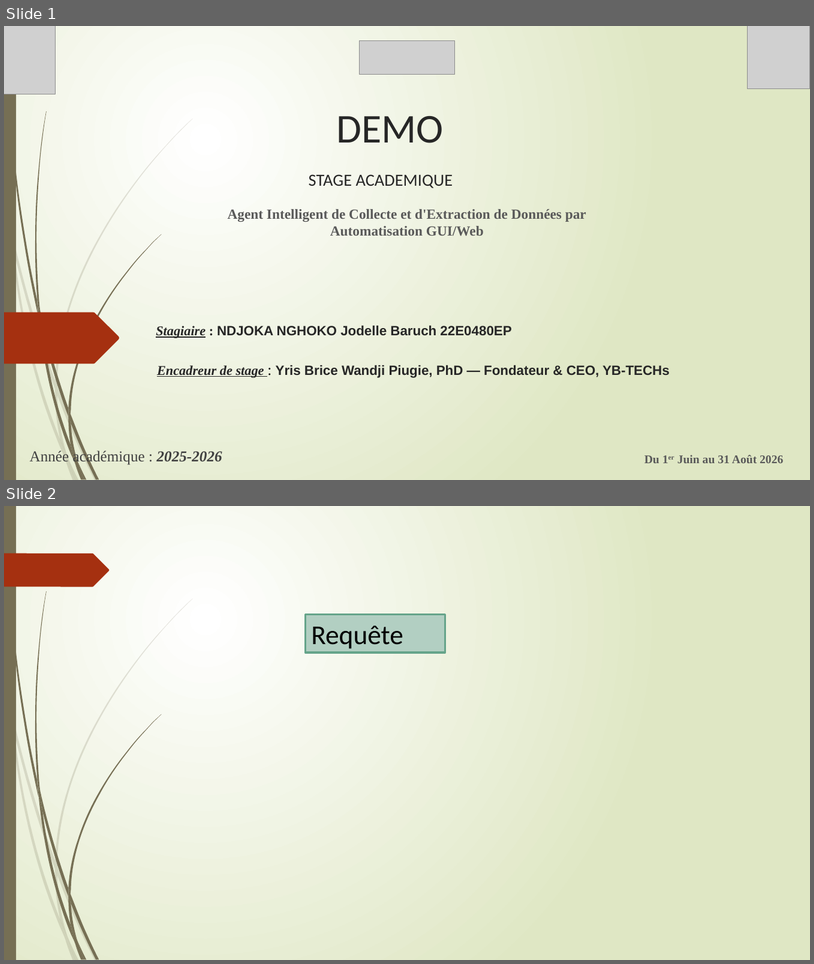
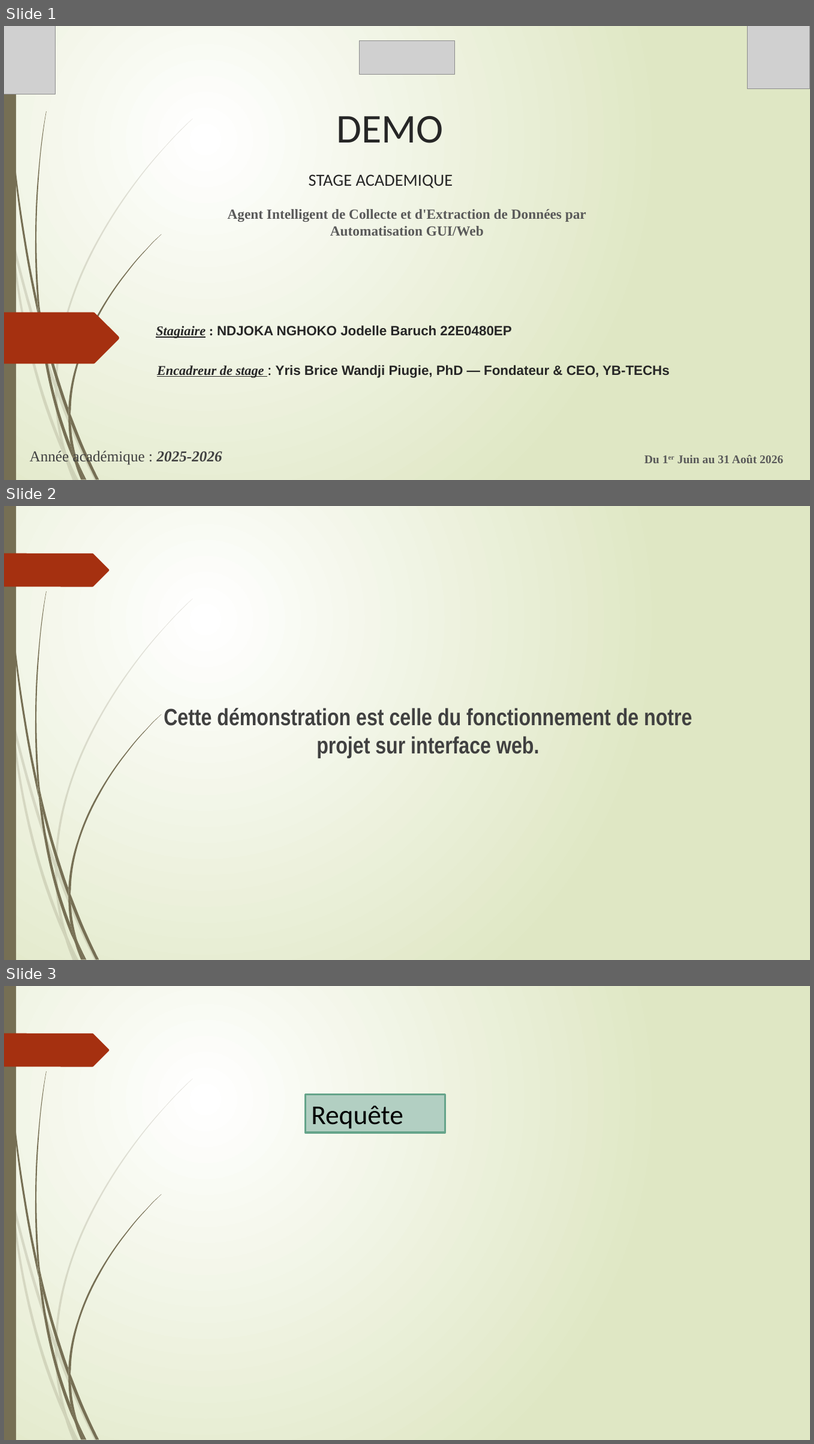
Before and after one commit to YB-TECHs/Agent_GUI_Web, a slide deck: docs/DEMO.pptx. Shown one above the other, each under a label of ours: slides 1 and 2 before the commit, slides 1, 2 and 3 after it. The pictures are 814x964 and 814x1444 pixels, drawn with LibreOffice and Linux fonts; fonts in the diff are those of the drawing; grey boxes stand for pictures; background and template pictures are left out. Boxes give left, top, right and bottom in pixels: in the first picture for what was removed or moved away, otherwise in the second. Text is boxed around its words. In the diff, an @@ line names an element or a change of style, - is before the commit and + after.

Commit message:
Préfinal

```diff
--- a/docs/DEMO.pptx
+++ b/docs/DEMO.pptx
@@ slide 2 added at [4,506,810,960], background gradient #FFFFFF to #DFE8C4; not listed: 24 template elements that a slide beside it also shows @@
@@ text added at [164,708,692,758], 28 pt, text #404040, bold @@
+Cette démonstration est celle du fonctionnement de notre projet sur interface web.
@@ what was slide 2 is now slide 3 @@
```
